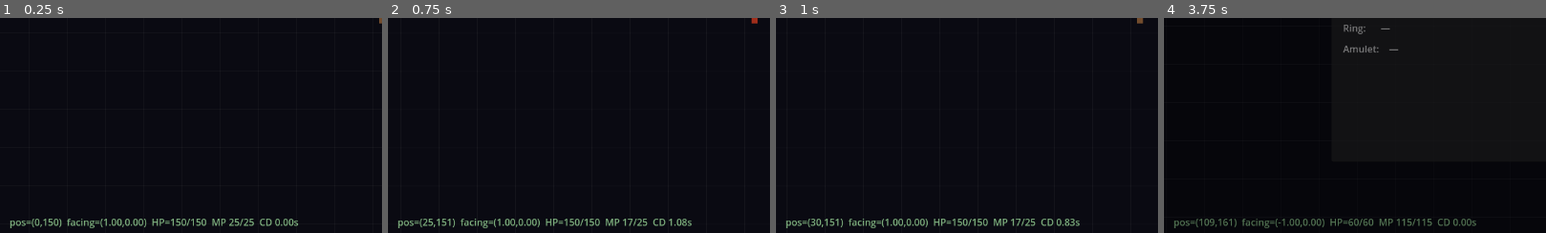
Above: before the commit, frames 1-4 (left to right).
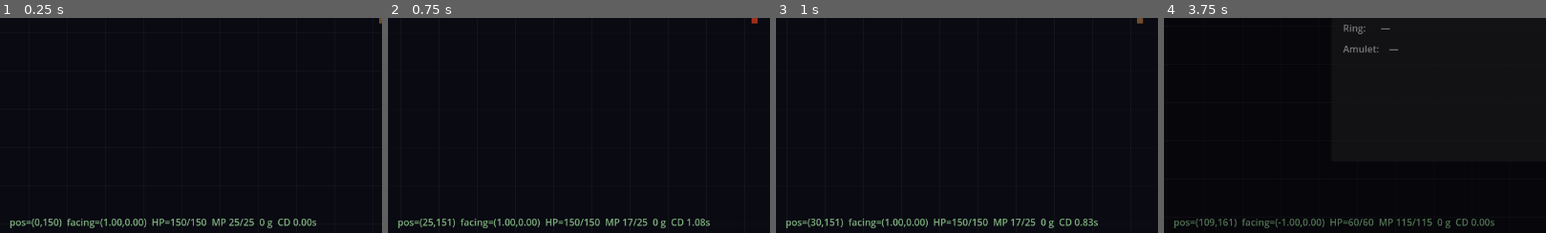
Above: after the commit, the same moments.

Repository: GhrammR/Erebus-Forsaken
Game: Godot game, scene res://test/skills_workbench.tscn
The game is run twice, just before and just after one commit, with the same random seed, the same clock (stepped at 60 frames per second) and the same inputs. This scene is started directly instead of the project's main scene.
Inputs (mouse positions are % of the whole screen's width and height, from its top left):
- Up to frame 1 (0.25 s): no input
- Up to frame 2 (0.75 s): tap Enter at 0.5 s; move the mouse to (72, 45) at 0.52 s; hold D (move_right) from 0.53 s (still down); tap 1 at 0.6 s; click (72, 45) at 0.67 s
- Up to frame 3 (1 s): keep holding D (move_right); tap Space at 0.77 s
- Up to frame 4 (3.75 s): release D (move_right) at 1.25 s; drag from (30, 55) to (50, 47) at 1.27 s; move the mouse to (60, 28) at 2.02 s; hold D (move_right) 2.03-2.75 s; tap I at 2.1 s; click (60, 28) at 2.17 s; drag from (45, 70) to (50, 47) at 2.77 s; tap Space at 3.5 s; move the mouse to (80, 65) at 3.52 s; hold A (move_left) from 3.53 s (still down); tap P at 3.6 s; click (80, 65) at 3.67 s
The pictures show only the part of the screen within x 0-50%, y 50-100%; the shares and areas given below are measured in that part.

The runs differ from the first frame. In frame 1, 0.3% of the frame differs, in the area x 68-83%, y 93-98%; in frame 2, 0.3%; in frame 3, 0.3%, in the area x 69-85%, y 93-98%; in frame 4, 0.3%.

Commit message:
feat(stage 6 phase 1): currency — Wallet, gold pickups, save round-trip
- Wallet node added as sibling of Inventory on Player. add_gold,
  spend_gold (validated), set_gold, gold_changed signal. Local
  signal — not on EventBus whitelist (AD-08).
- GoldPickup scene: small walk-over pickup. On player body overlap,
  credits the Wallet and queue_frees. Mirrors WorldItem.gd pattern
  for the pickup pipeline.
- Enemy._try_drop_gold rolls a gold drop alongside the item drop
  (chance 0.55, value [1,4] for training dummies). Spawn is
  deferred per failure-modes #17 — same Area2D-in-physics-flush
  rule as the WorldItem drop.
- SaveSystem v3 -> v4: snapshots wallet.gold; restore calls
  Wallet.set_gold. v3->v4 migration seeds gold=0 on legacy saves.
- Stage 4 verifier extended: gold round-trip, migration chain
  v1->v4, gold key present in migrated payload.
- Skills workbench HUD shows live gold count.

Stage 4 + Stage 5 verifiers: ALL PASS.

Co-Authored-By: Claude Opus 4.7 <noreply@anthropic.com>

Diff:
--- /dev/null
+++ b/scenes/items/gold_pickup.gd
@@ -0,0 +1,43 @@
+extends Node2D
+## Walk-over gold pickup. Spawned by Enemy._try_drop_gold on a roll.
+## On overlap with the player body, transfers `value` into the
+## player's Wallet, emits EventBus.item_picked_up with a sentinel id,
+## then frees itself. Mirrors WorldItem.gd's pickup pattern.
+
+const SENTINEL_ID: StringName = &"_gold"
+const PICKUP_RADIUS: float = 28.0
+const COIN_COLOR := Color(0.95, 0.84, 0.35, 1)
+
+@export var value: int = 1
+
+var _picked: bool = false
+
+@onready var _pickup: Area2D = $PickupArea
+@onready var _label: Label = $ValueLabel
+@onready var _visual: Polygon2D = $Visual
+
+func _ready() -> void:
+	_pickup.input_pickable = false
+	_visual.color = COIN_COLOR
+	_label.text = "%d g" % value
+	_pickup.body_entered.connect(_on_body_entered)
+
+func _on_body_entered(body: Node) -> void:
+	if _picked:
+		return
+	var wallet := _find_wallet(body)
+	if wallet == null:
+		return
+	wallet.add_gold(value)
+	_picked = true
+	EventBus.item_picked_up.emit(SENTINEL_ID)
+	queue_free()
+
+func _find_wallet(body: Node) -> Wallet:
+	var p: Node = body
+	while p != null:
+		var w := p.get_node_or_null(^"Wallet") as Wallet
+		if w != null:
+			return w
+		p = p.get_parent()
+	return null
--- /dev/null
+++ b/scenes/items/gold_pickup.tscn
@@ -0,0 +1,32 @@
+[gd_scene load_steps=3 format=3]
+
+[ext_resource type="Script" path="res://scenes/items/gold_pickup.gd" id="1_gp"]
+
+[sub_resource type="CircleShape2D" id="pickup_circle"]
+radius = 28.0
+
+[node name="GoldPickup" type="Node2D"]
+script = ExtResource("1_gp")
+
+[node name="Visual" type="Polygon2D" parent="."]
+polygon = PackedVector2Array(-5, -5, 5, -5, 5, 5, -5, 5)
+color = Color(0.95, 0.84, 0.35, 1)
+position = Vector2(0, -6)
+
+[node name="ValueLabel" type="Label" parent="."]
+mouse_filter = 2
+offset_left = -32.0
+offset_top = -28.0
+offset_right = 32.0
+offset_bottom = -14.0
+theme_override_colors/font_color = Color(0.95, 0.84, 0.35, 1)
+horizontal_alignment = 1
+text = "1 g"
+
+[node name="PickupArea" type="Area2D" parent="."]
+input_pickable = false
+collision_layer = 128
+collision_mask = 2
+
+[node name="CollisionShape2D" type="CollisionShape2D" parent="PickupArea"]
+shape = SubResource("pickup_circle")
--- a/scenes/player/player.tscn
+++ b/scenes/player/player.tscn
@@ -6,6 +6,7 @@
 [ext_resource type="Script" path="res://scripts/systems/hurtbox_component.gd" id="4_hb"]
 [ext_resource type="Script" path="res://scripts/systems/hitbox_component.gd" id="5_hit"]
 [ext_resource type="Script" path="res://scripts/systems/inventory.gd" id="6_inv"]
+[ext_resource type="Script" path="res://scripts/systems/wallet.gd" id="7_w"]
 
 [sub_resource type="CapsuleShape2D" id="cap_feet"]
 radius = 4.0
@@ -64,3 +65,6 @@
 
 [node name="Inventory" type="Node" parent="."]
 script = ExtResource("6_inv")
+
+[node name="Wallet" type="Node" parent="."]
+script = ExtResource("7_w")
--- a/scripts/autoload/save_system.gd
+++ b/scripts/autoload/save_system.gd
@@ -4,7 +4,7 @@
 ## migrate() step. The on-disk format is human-readable so a tester can
 ## hand-edit corruption cases (rules/failure-modes.md #7 leans on this).
 
-const SAVE_VERSION: int = 3
+const SAVE_VERSION: int = 4
 const SAVE_PATH: String = "user://save_slot_1.dat"
 
 signal save_completed(success: bool)
@@ -71,6 +71,8 @@
 		old = _migrate_v1_to_v2(old)
 	if v < 3:
 		old = _migrate_v2_to_v3(old)
+	if v < 4:
+		old = _migrate_v3_to_v4(old)
 	return old
 
 func _migrate_v1_to_v2(old: Dictionary) -> Dictionary:
@@ -99,6 +101,13 @@
 	old["inventory"] = new_inv
 	return old
 
+func _migrate_v3_to_v4(old: Dictionary) -> Dictionary:
+	# v3 had no Wallet. Seed zero gold.
+	old["version"] = 4
+	if not old.has("gold"):
+		old["gold"] = 0
+	return old
+
 # ---- snapshot / apply ----------------------------------------------------
 
 func _player() -> Node:
@@ -108,6 +117,7 @@
 	var stats: Stats = player.current_stats
 	var cd: ClassData = player.class_data
 	var inv: Inventory = player.get_node_or_null(^"Inventory") as Inventory
+	var wallet: Wallet = player.get_node_or_null(^"Wallet") as Wallet
 	var snap: Dictionary = {
 		"version": SAVE_VERSION,
 		"class_id": String(cd.id) if cd != null else "",
@@ -122,6 +132,7 @@
 		"current_mp": stats.current_mp if stats != null else 0,
 		"position": { "x": player.global_position.x, "y": player.global_position.y },
 		"inventory": inv.snapshot() if inv != null else { "backpack": [], "equipped": {} },
+		"gold": wallet.gold if wallet != null else 0,
 	}
 	return snap
 
@@ -143,6 +154,9 @@
 	var inv: Inventory = player.get_node_or_null(^"Inventory") as Inventory
 	if inv != null:
 		inv.restore(data.get("inventory", {}))
+	var wallet: Wallet = player.get_node_or_null(^"Wallet") as Wallet
+	if wallet != null:
+		wallet.set_gold(int(data.get("gold", 0)))
 	# Stats restore needs to happen AFTER inventory restore so equip
 	# bonuses are applied before we set current_hp / mp.
 	if stats != null:
--- a/scripts/enemies/enemy.gd
+++ b/scripts/enemies/enemy.gd
@@ -11,6 +11,13 @@
 @export var corpse_linger: float = 1.0  ## seconds between die anim and queue_free
 
 const _WORLD_ITEM_SCENE := preload("res://scenes/items/world_item.tscn")
+const _GOLD_PICKUP_SCENE := preload("res://scenes/items/gold_pickup.tscn")
+
+## Stage 6 — gold economy stub. Each kill rolls for a gold drop with
+## a value in [gold_min, gold_max]. gold_drop_chance = 0 disables.
+@export var gold_drop_chance: float = 0.55
+@export var gold_min: int = 1
+@export var gold_max: int = 4
 
 @onready var _sprite_anchor: Node2D = $SpriteAnchor
 @onready var _health: HealthComponent = $HealthComponent
@@ -46,6 +53,7 @@
 	$HurtboxComponent.set_deferred(&"monitoring", false)
 	$CollisionShape2D.set_deferred(&"disabled", true)
 	_try_drop()
+	_try_drop_gold()
 	await get_tree().create_timer(corpse_linger).timeout
 	queue_free()
 
@@ -73,3 +81,19 @@
 	parent.add_child(item)
 	item.global_position = at
 	EventBus.item_dropped.emit(id, at)
+
+func _try_drop_gold() -> void:
+	if gold_drop_chance <= 0.0 or randf() > gold_drop_chance:
+		return
+	var value := randi_range(gold_min, gold_max)
+	var jitter := Vector2(randf_range(-14, 14), randf_range(-6, 6))
+	_spawn_gold_pickup.call_deferred(value, global_position + jitter)
+
+func _spawn_gold_pickup(value: int, at: Vector2) -> void:
+	var parent := get_parent()
+	if parent == null or not is_instance_valid(parent):
+		return
+	var coin := _GOLD_PICKUP_SCENE.instantiate()
+	coin.value = value
+	parent.add_child(coin)
+	coin.global_position = at
--- a/scripts/player/player.gd
+++ b/scripts/player/player.gd
@@ -49,6 +49,7 @@
 @onready var _hurtbox: Area2D = $HurtboxComponent
 @onready var _hitbox: HitboxComponent = $SpriteAnchor/HitboxComponent
 @onready var _inventory: Inventory = $Inventory
+@onready var _wallet: Wallet = $Wallet
 
 var _sprite_anim: AnimationPlayer = null
 var _sprite_root: Node = null
@@ -264,6 +265,9 @@
 func get_inventory() -> Inventory:
 	return _inventory
 
+func get_wallet() -> Wallet:
+	return _wallet
+
 func get_skill_1() -> Skill:
 	return _skill_1
 
--- /dev/null
+++ b/scripts/systems/wallet.gd
@@ -0,0 +1,26 @@
+class_name Wallet extends Node
+## Player's gold purse. Owned by Player as a sibling of Inventory.
+## SaveSystem round-trips the integer; Vendor UI spends/credits here.
+## Per AD-08 EventBus whitelist, gold_changed is local — UI listeners
+## connect to this node directly rather than going through EventBus.
+
+signal gold_changed(new_total: int)
+
+var gold: int = 0
+
+func add_gold(amount: int) -> void:
+	if amount <= 0:
+		return
+	gold += amount
+	gold_changed.emit(gold)
+
+func spend_gold(amount: int) -> bool:
+	if amount <= 0 or gold < amount:
+		return false
+	gold -= amount
+	gold_changed.emit(gold)
+	return true
+
+func set_gold(amount: int) -> void:
+	gold = max(amount, 0)
+	gold_changed.emit(gold)
--- a/test/_save_test_player.gd
+++ b/test/_save_test_player.gd
@@ -9,6 +9,7 @@
 var class_data: ClassData = null
 
 var _inventory: Inventory = null
+var _wallet: Wallet = null
 
 func setup(class_id: StringName) -> void:
 	class_data = Database.get_class_data(class_id) as ClassData
@@ -19,9 +20,15 @@
 	_inventory.stats = current_stats
 	add_child(_inventory)
 	_inventory.set_active_class(class_data.id)
+	_wallet = Wallet.new()
+	_wallet.name = "Wallet"              # SaveSystem looks up via get_node_or_null("Wallet")
+	add_child(_wallet)
 
 func get_inventory() -> Inventory:
 	return _inventory
+
+func get_wallet() -> Wallet:
+	return _wallet
 
 ## Player has assign_class — SaveSystem.load_game calls it. Reuse the
 ## class_data field; rebuild Stats + rebind inventory.
--- a/test/skills_workbench.gd
+++ b/test/skills_workbench.gd
@@ -172,9 +172,11 @@
 	] if _player.current_stats != null else "-/-"
 	var skill := _player.get_skill_1()
 	var cd_str := "CD %.2fs" % skill.cooldown_remaining() if skill != null else "no skill"
-	_info.text = "pos=(%d,%d)  facing=(%.2f,%.2f)  HP=%s  %s" % [
+	var wallet := _player.get_wallet()
+	var gold_str := "%d g" % wallet.gold if wallet != null else "0 g"
+	_info.text = "pos=(%d,%d)  facing=(%.2f,%.2f)  HP=%s  %s  %s" % [
 		int(_player.global_position.x), int(_player.global_position.y),
-		_player.facing_dir.x, _player.facing_dir.y, hp_str, cd_str,
+		_player.facing_dir.x, _player.facing_dir.y, hp_str, gold_str, cd_str,
 	]
 	if has_t:
 		_click_marker.global_position = t
--- a/test/stage4_verify.gd
+++ b/test/stage4_verify.gd
@@ -107,6 +107,7 @@
 	fake_player.get_inventory().add_item(&"iron_ring")
 	fake_player.get_inventory().equip(&"bronze_plate")
 	fake_player.get_inventory().equip(&"iron_ring")
+	fake_player.get_wallet().add_gold(137)
 	fake_player.global_position = Vector2(123.0, -456.0)
 
 	# Snapshot before save
@@ -115,6 +116,7 @@
 	var before_pos := fake_player.global_position
 	var before_bp := fake_player.get_inventory().backpack.duplicate()
 	var before_eq := fake_player.get_inventory().equipped.duplicate()
+	var before_gold := fake_player.get_wallet().gold
 
 	# Save via the autoload (uses real SAVE_PATH; fine for this test)
 	var ok_save := SaveSystem.save_game()
@@ -127,6 +129,7 @@
 	fake_player.get_inventory().backpack.clear()
 	fake_player.get_inventory().equipped.clear()
 	fake_player.get_inventory()._recompute_totals()
+	fake_player.get_wallet().set_gold(0)
 	fake_player.global_position = Vector2.ZERO
 
 	# Load
@@ -137,12 +140,14 @@
 	var ok_roundtrip: bool = fake_player.current_stats.level == before_lvl \
 		and fake_player.current_stats.strength == before_str \
 		and fake_player.global_position == before_pos \
-		and fake_player.get_inventory().equipped.size() == before_eq.size()
-	print("[%s] round-trip preserves level=%d str=%d pos=(%d,%d) equipped=%d" % [
+		and fake_player.get_inventory().equipped.size() == before_eq.size() \
+		and fake_player.get_wallet().gold == before_gold
+	print("[%s] round-trip preserves level=%d str=%d pos=(%d,%d) equipped=%d gold=%d" % [
 		"OK  " if ok_roundtrip else "FAIL",
 		fake_player.current_stats.level, fake_player.current_stats.strength,
 		int(fake_player.global_position.x), int(fake_player.global_position.y),
-		fake_player.get_inventory().equipped.size()])
+		fake_player.get_inventory().equipped.size(),
+		fake_player.get_wallet().gold])
 	if not ok_roundtrip: fail += 1
 
 	# Per-class loadout isolation: Myrmidon equipment must not appear
@@ -175,8 +180,9 @@
 		and inv_block.has("loadouts") \
 		and inv_block.has("active_class") \
 		and String(inv_block["active_class"]) == "myrmidon" \
-		and (inv_block["loadouts"] as Dictionary).has("myrmidon")
-	print("[%s] migrate(v1->v%d) bumps version + builds per-class loadouts" % [
+		and (inv_block["loadouts"] as Dictionary).has("myrmidon") \
+		and migrated.has("gold")
+	print("[%s] migrate(v1->v%d) bumps version + per-class loadouts + gold seeded" % [
 		"OK  " if ok_mig else "FAIL", SaveSystem.SAVE_VERSION])
 	if not ok_mig: fail += 1
 
Not shown: 1 places in scenes/player/player.tscn that only renumber resources
